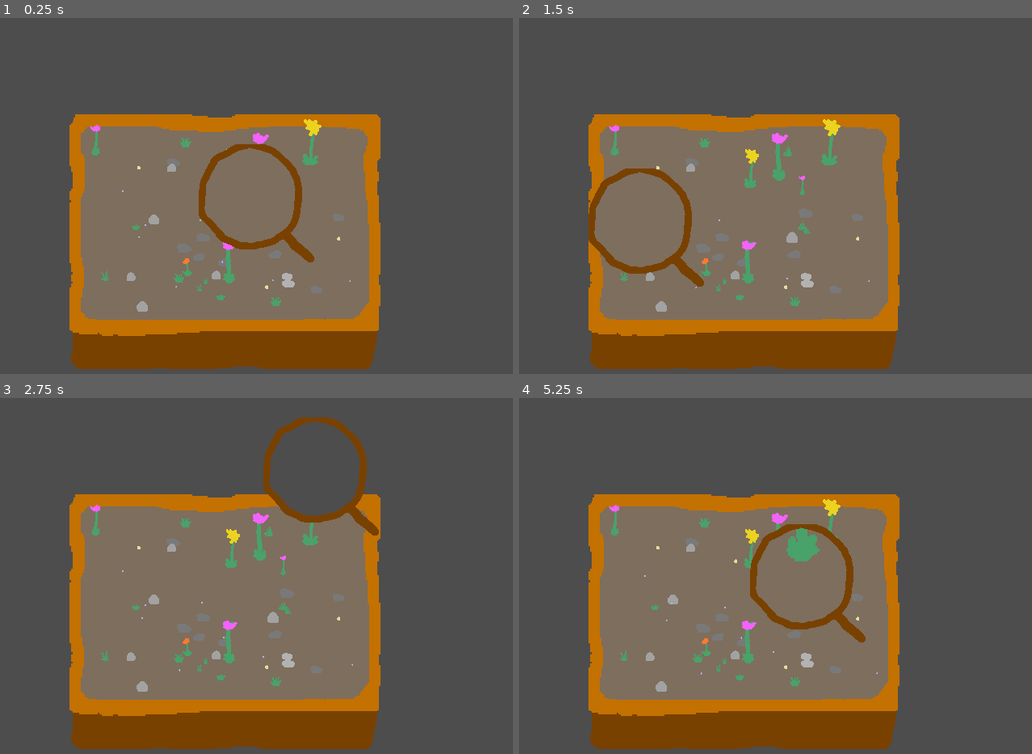
Above: before the commit, frames 1-4 (two rows, left to right).
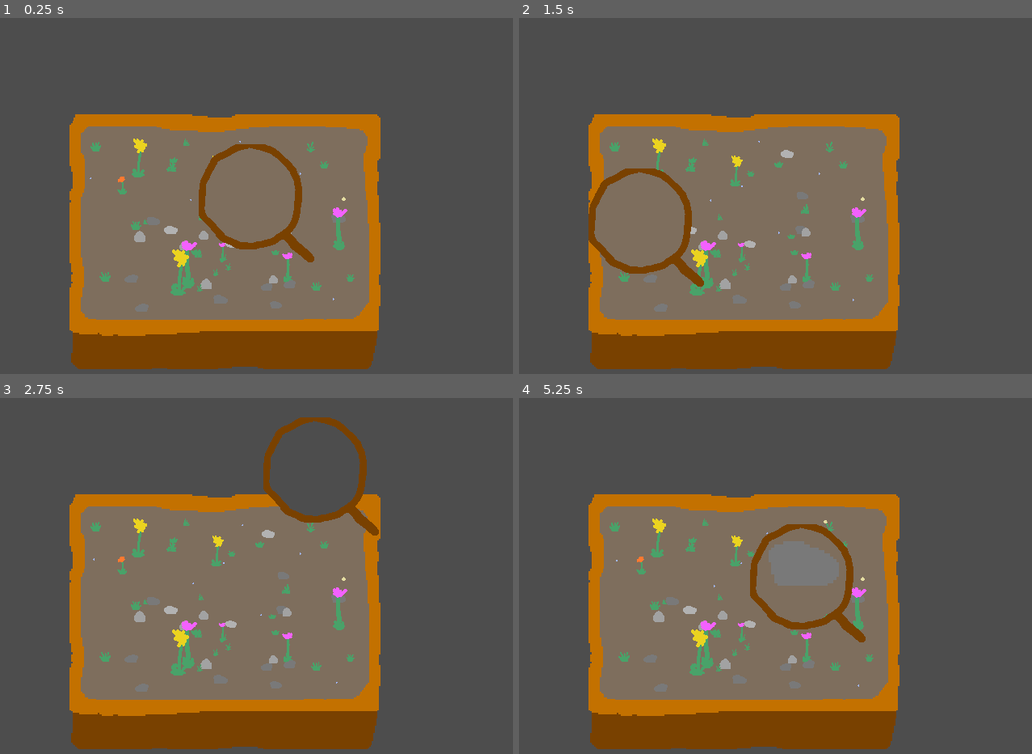
Above: after the commit, the same moments.

Repository: martindzejky/pot-life
Game: Godot game, scene res://main.tscn
The game is run twice, just before and just after one commit, with the same random seed, the same clock (stepped at 60 frames per second) and the same inputs.
Inputs (mouse positions are in pixels of both pictures, inside the frame that each line leads up to):
- Up to frame 1 (0.25 s): no input
- Up to frame 2 (1.5 s): tap Enter at 0.5 s; move the mouse to (955, 217) at 0.52 s; tap Space at 1.25 s; move the mouse to (683, 267) at 1.27 s
- Up to frame 3 (2.75 s): tap Enter at 2 s; move the mouse to (359, 515) at 2.02 s
- Up to frame 4 (5.25 s): tap Space at 2.75, 4.25 s; move the mouse to (780, 718) at 2.77 s; tap Enter at 3.5 s; move the mouse to (1006, 693) at 3.52 s; move the mouse to (616, 547) at 4.27 s; move the mouse to (842, 622) at 5.02 s

The runs differ from the first frame. In frame 1, 2.4% of the frame differs, in the area x 17-70%, y 28-83%; in frame 2, 2.8%; in frame 3, 3.0%; in frame 4, 4.1%.

Commit message:
add more grass

Diff:
--- a/objects/pot.tscn
+++ b/objects/pot.tscn
@@ -27,7 +27,7 @@
 [node name="spawner" type="Node" parent="inside" node_paths=PackedStringArray("bounds") groups=["spawner"]]
 script = ExtResource("2_di1ca")
 bounds = NodePath("../bounds")
-grassObjects = Array[PackedScene]([ExtResource("2_b78c6"), ExtResource("4_51yba"), ExtResource("5_2lk54"), ExtResource("5_2lk54"), ExtResource("5_2lk54")])
+grassObjects = Array[PackedScene]([ExtResource("2_b78c6"), ExtResource("4_51yba"), ExtResource("5_2lk54"), ExtResource("5_2lk54"), ExtResource("5_2lk54"), ExtResource("2_b78c6")])
 egg = ExtResource("7_br2l4")
 
 [node name="timer" type="Timer" parent="inside/spawner"]
--- a/objects/spawner.gd
+++ b/objects/spawner.gd
@@ -9,7 +9,7 @@
 func _ready():
 
     # grass
-    for i in range(randi_range(30, 40)):
+    for i in range(randi_range(50, 80)):
         var object := grassObjects.pick_random().instantiate() as Node2D
         spawnInBounds(object)
 
